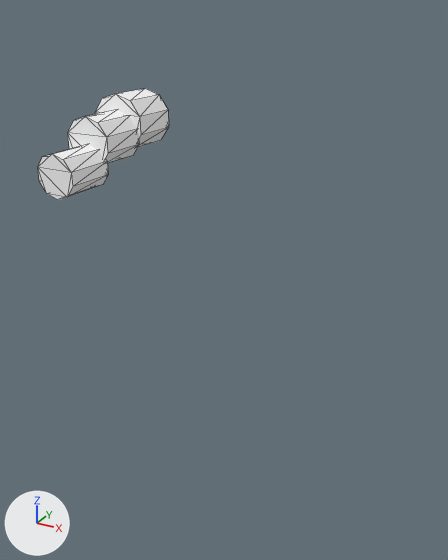
A saved change to the glTF model public/assets/characters/species/tail_short.glb.
Rendered twice from a 50 mm camera at (0.479, -0.735, 1.048) aimed at (-0.122, 0.358, 0.502). Lighting does not change. The marker at lower left points along +X, +Y and +Z. The older version comes first. Mesh edges are drawn as thin lines. Where no turn or scale is listed for an object, it has been applied to the vertices. Vertices at exactly the same position are counted once.

The older version as bpy lines, for what is in view:
```python
me_cylinder = bpy.data.meshes.new('Cylinder')
me_cylinder.from_pydata(...)  # a 10-sided cylinder along y spanning x -0.033..0.033, y -0.13..-0.07, z 0.885..0.955; a 10-sided cylinder along y spanning x -0.028..0.028, y -0.187..-0.127, z 0.877..0.936; a 10-sided cylinder along y spanning x -0.024..0.024, y -0.244..-0.184, z 0.855..0.905
me_cylinder.materials.append(mat_tail_short_mat)  # white #ffffff
ob_tail_short = bpy.data.objects.new('tail_short', me_cylinder)
ob_tail_short.location = (0.0, 0.0, 0.0)
```
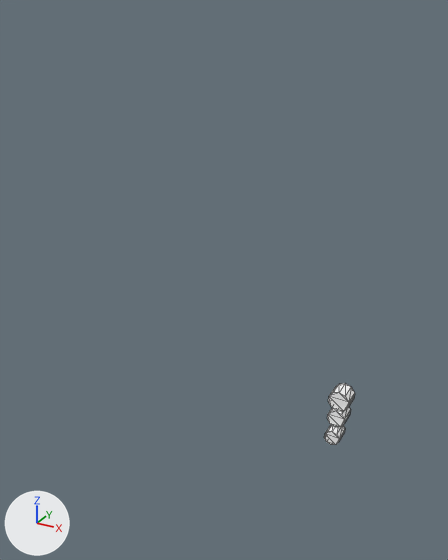
Pixel boxes (x1, y1, x2, y2) of what changed, in the pictures (448 x 560 px; the box of a moved part takes in the faces that stretch with it):
'tail_short', reshaped (76% narrower, 44% shorter)
    before: (38, 88, 169, 200)
    after: (324, 383, 355, 445)
part 1 of me_cylinder, moved or reshaped
    before: (95, 88, 169, 147)
    after: (328, 383, 355, 411)
part 2 of me_cylinder, moved or reshaped
    before: (68, 110, 139, 164)
    after: (327, 407, 350, 427)
part 3 of me_cylinder, moved or reshaped
    before: (38, 144, 108, 200)
    after: (324, 425, 345, 445)

Diff of the bpy script that builds the scene:
```diff
--- a/public/assets/characters/species/tail_short.glb.py
+++ b/public/assets/characters/species/tail_short.glb.py
@@ me_cylinder @@
 # used by ob_tail_short; location = (0.0, 0.0, 0.0)
-me_cylinder.from_pydata(...)  # 60 vertices, 108 faces; spans x -0.033..0.033, y -0.244..-0.07, z 0.855..0.955
+me_cylinder.from_pydata(...)  # 60 vertices, 108 faces; spans x -0.033..0.033, y 0.85..0.95, z -0.239..-0.065
+# me_cylinder part 1: the loose piece of 20 vertices spanning x -0.033..0.033, y -0.13..-0.07, z 0.885..0.955 is moved by (0.0, 1.02, -1.02)
+# me_cylinder part 2: the loose piece of 20 vertices spanning x -0.028..0.028, y -0.187..-0.127, z 0.877..0.936 is moved by (0.0, 1.064, -1.064)
+# me_cylinder part 3: the loose piece of 20 vertices spanning x -0.024..0.024, y -0.244..-0.184, z 0.855..0.905 is moved by (0.0, 1.094, -1.094)
 me_cylinder.materials.append(mat_tail_short_mat)
```
